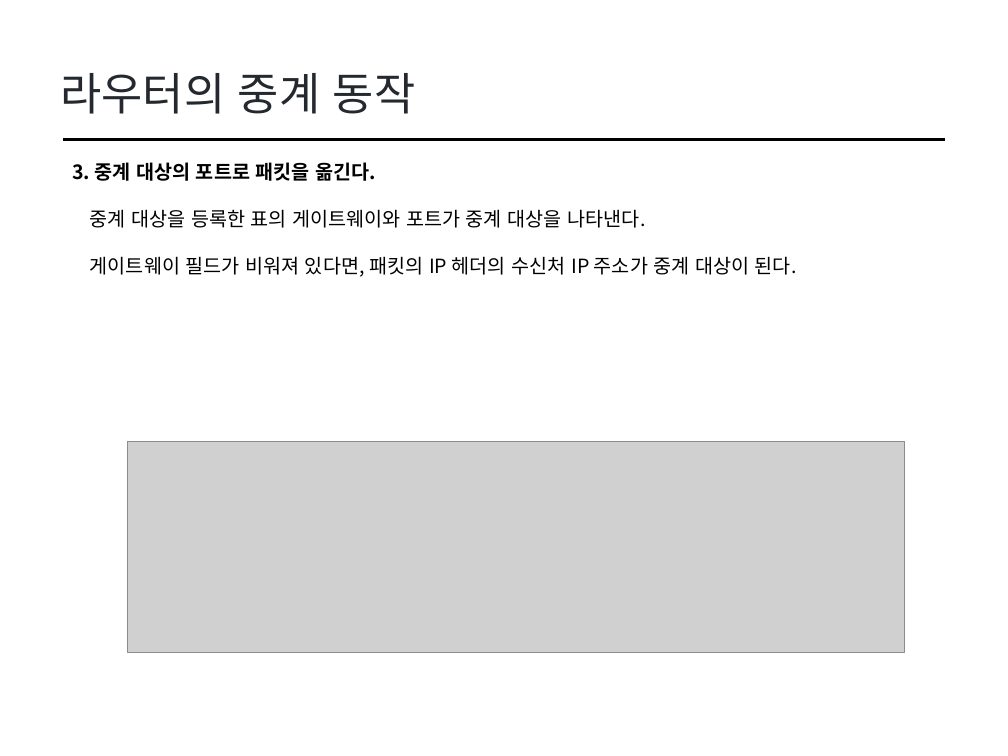
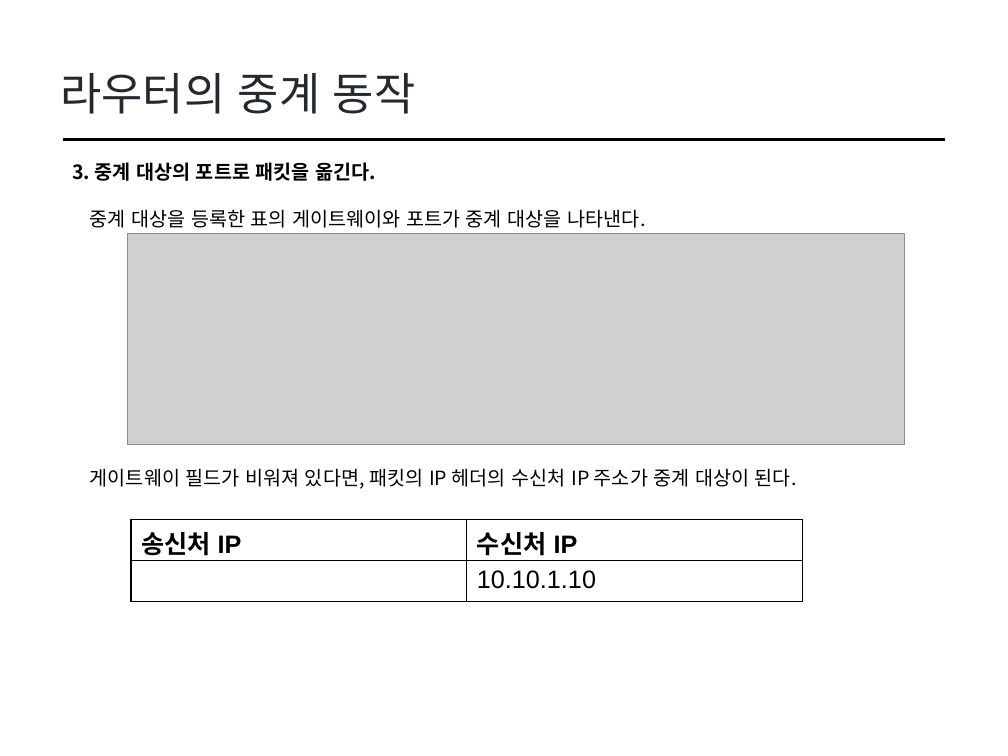
Before and after one commit to cs-study-org/cs-study, a slide deck: slide 12 of 13/yongki/LANdevice.pptx. Drawn at 1008x756 pixels with LibreOffice and Linux fonts; fonts in the diff are those of the drawing; grey boxes stand for pictures. Boxes give left, top, right and bottom in pixels: in the first picture for what was removed or moved away, otherwise in the second. Text is boxed around its words. In the diff, an @@ line names an element or a change of style, - is before the commit and + after.

```diff
--- a/13/yongki/LANdevice.pptx
+++ b/13/yongki/LANdevice.pptx
@@ text "3. 중계 대상의 포트로 패킷을 ..." rewrapped from (72,162,797,277) to (72,162,797,489) @@
@@ picture: place and size @@
-picture at (127,442,904,652)
+picture at (127,234,904,445)
@@ table added at (131,520,802,602), 2 rows, 2 columns @@
+송신처 IP | 수신처 IP
+ | 10.10.1.10
```
Also in this commit, not shown: 8 other slides changed, 5 slides added, 1 slide removed.
